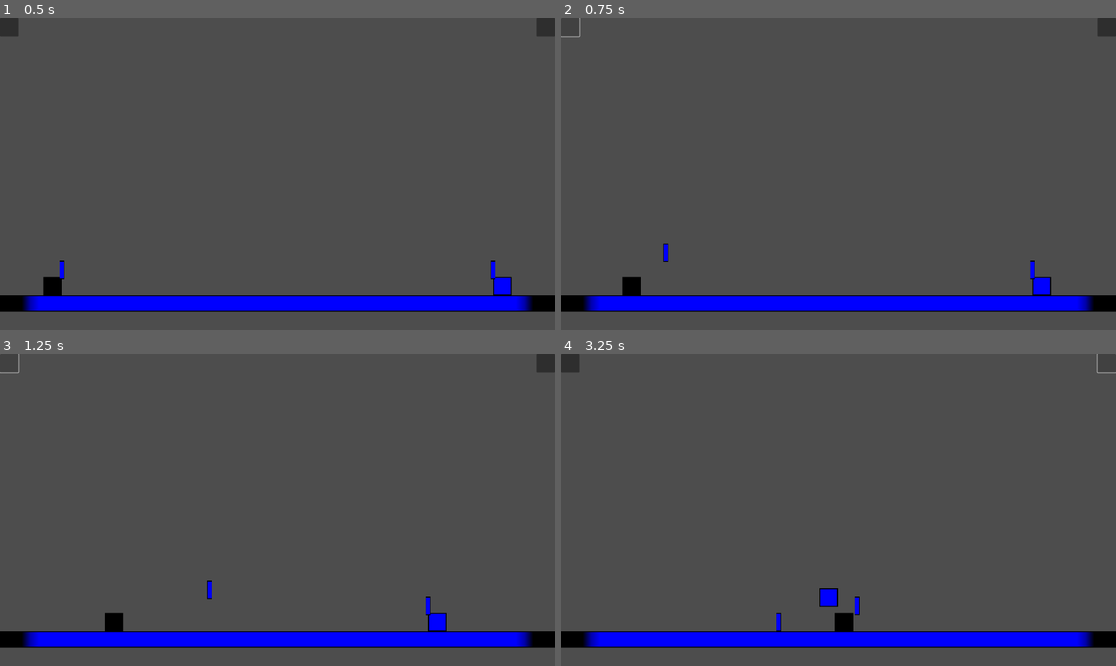
Above: before the commit, frames 1-4 (two rows, left to right).
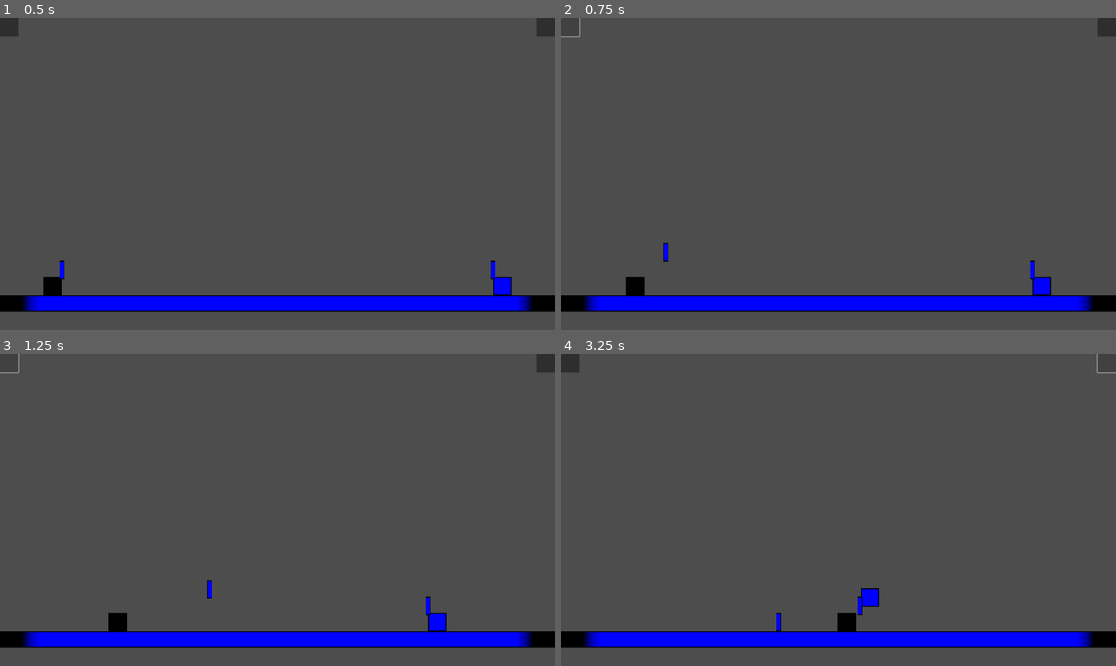
Above: after the commit, the same moments.

Repository: ra314/micro-swords
Game: Godot game, scene res://Main.tscn
Two runs of this game, one before a commit and one after it. Both use one fixed random seed, a clock stepped at 60 frames per second and the inputs below.
Inputs (mouse positions are in pixels of both pictures, inside the frame that each line leads up to):
- Up to frame 1 (0.5 s): no input
- Up to frame 2 (0.75 s): click (572, 27) at 0.5 s
- Up to frame 3 (1.25 s): no input
- Up to frame 4 (3.25 s): click (1104, 363) at 1.25 s; click (572, 363) at 2 s; click (1104, 363) at 2.75 s

Frame 1 is identical in both runs. In frame 2, less than 0.1% of the frame differs, in the area x 11-20%, y 72-89%; in frame 3, less than 0.1%; in frame 4, 0.5%, in the area x 46-58%, y 75-89%.

Commit message:
Still doesnt work, but atleast the code looks better now.

Diff:
--- a/ConstData.gd
+++ b/ConstData.gd
@@ -2,3 +2,8 @@
 const DIR_TO_RELATIVE_SWORD_POS = {
 	ENUMS.DIRECTION.RIGHT: Vector2(-56, 56),
 	ENUMS.DIRECTION.LEFT: Vector2(8, 56)}
+
+const HELD_ITEM_TO_COLLISION_LAYER = {
+	ENUMS.HELD_ITEM.NONE: ENUMS.COLLISION_LAYER.NONE,
+	ENUMS.HELD_ITEM.SWORD_1: ENUMS.COLLISION_LAYER.SWORD_1,
+	ENUMS.HELD_ITEM.SWORD_2: ENUMS.COLLISION_LAYER.SWORD_2}
--- a/Main.gd
+++ b/Main.gd
@@ -1,6 +1,45 @@
 extends Node2D
+class_name Root
 
 # Called when the node enters the scene tree for the first time.
 func _ready():
 	$Button1.button_up.connect($Black.action)
 	$Button2.button_up.connect($Blue.action)
+
+func get_sword(item: ENUMS.HELD_ITEM) -> Sword:
+	if item == ENUMS.HELD_ITEM.SWORD_1:
+		return $Sword1
+	if item == ENUMS.HELD_ITEM.SWORD_2:
+		return $Sword2
+	assert(false)
+	return null
+
+func get_other_sword(sword: ENUMS.HELD_ITEM) -> Sword:
+	var swords = ENUMS.HELD_ITEM.values()
+	swords.erase(ENUMS.HELD_ITEM.NONE)
+	swords.erase(sword)
+	assert(len(swords)==1)
+	return swords[0]
+
+func get_swordsman(man: ENUMS.SWORDSMAN) -> Swordsman:
+	if man == ENUMS.SWORDSMAN.BLACK:
+		return $Black
+	if man == ENUMS.SWORDSMAN.BLUE:
+		return $Blue
+	assert(false)
+	return null
+
+func get_other_swordsman(man: ENUMS.SWORDSMAN) -> Swordsman:
+	var swordsmen = ENUMS.SWORDSMAN.values()
+	swordsmen.erase(man)
+	assert(len(swordsmen)==1)
+	return get_swordsman(swordsmen[0])
+
+func get_holder(sword: ENUMS.HELD_ITEM) -> Swordsman:
+	assert(sword != ENUMS.HELD_ITEM.NONE)
+	if $Black.held_item == sword:
+		return $Black
+	if $Blue.held_item == sword:
+		return $Blue
+	assert(false)
+	return null
--- a/Sword.gd
+++ b/Sword.gd
@@ -9,20 +9,23 @@
 @export var sword_name: ENUMS.HELD_ITEM
 var direction: ENUMS.DIRECTION
 var hor_speed: float
+var root: Root
 
-func approx_equal(x, y):
-	return abs(y-x) < 0.1
+func _ready():
+	root = get_parent()
+
+func collision_layer():
+	return ConstData.HELD_ITEM_TO_COLLISION_LAYER[sword_name]
 
 func _physics_process(delta):
 	if state == ENUMS.SWORD_STATE.THROWN:
 		if is_on_floor():
-			state = ENUMS.SWORD_STATE.GROUNDED
-			velocity = Vector2(0,0)
+			become_grounded()
 		else:
 			# Handle switching directions
-			if approx_equal(position.x, 0):
+			if Utils.approx_equal(position.x, 0):
 				direction = ENUMS.DIRECTION.RIGHT
-			elif approx_equal(position.x, 1920-64):
+			elif Utils.approx_equal(position.x, 1920-64):
 				direction = ENUMS.DIRECTION.LEFT
 
 			# Set velocity based on direction
@@ -45,6 +48,15 @@
 		if collider.name == "Black" or collider.name == "Blue":
 			collider.respond_to_collision(self)
 
+func become_grounded():
+	state = ENUMS.SWORD_STATE.GROUNDED
+	velocity = Vector2(0,0)
+	set_collision_mask_value(ENUMS.COLLISION_LAYER.SWORDSMAN, false)
+	for swordsman_enum in ENUMS.SWORDSMAN.values():
+		var swordsman := root.get_swordsman(swordsman_enum)
+		var enable_collision = swordsman.held_item == ENUMS.HELD_ITEM.NONE
+		swordsman.set_collision_mask_value(collision_layer(), enable_collision)
+
 func action(_direction: ENUMS.DIRECTION):
 	direction = _direction
 	assert(state == ENUMS.SWORD_STATE.HELD)
@@ -55,8 +67,7 @@
 	if direction == ENUMS.DIRECTION.LEFT:
 		velocity.x *= -1
 	state = ENUMS.SWORD_STATE.THROWN
-	# Enable collision with the ground
-	set_collision_mask_value(ENUMS.COLLISION_LAYER.FLOOR, true)
+	print(velocity)
 
 func die():
 	queue_free()
--- a/Sword.tscn
+++ b/Sword.tscn
@@ -9,6 +9,7 @@
 [node name="CharacterBody2D" type="CharacterBody2D"]
 scale = Vector2(0.25, 1)
 collision_layer = 0
+collision_mask = 0
 script = ExtResource("1_46w4d")
 
 [node name="Sprite2D" type="Sprite2D" parent="."]
--- a/Swordsman.gd
+++ b/Swordsman.gd
@@ -9,25 +9,10 @@
 @export var held_item: ENUMS.HELD_ITEM
 @export var swordsman_name: ENUMS.SWORDSMAN
 var last_held_item: ENUMS.HELD_ITEM
+var root: Root
 
-func approx_equal(x, y):
-	return abs(y-x) < 0.1
-
-func get_sword(item: ENUMS.HELD_ITEM) -> Sword:
-	if item == ENUMS.HELD_ITEM.SWORD_1:
-		return $"../Sword1"
-	if item == ENUMS.HELD_ITEM.SWORD_2:
-		return $"../Sword2"
-	assert(false)
-	return null
-
-func get_swordsman(man: ENUMS.SWORDSMAN) -> Swordsman:
-	if man == ENUMS.SWORDSMAN.BLACK:
-		return $"../Black"
-	if man == ENUMS.SWORDSMAN.BLUE:
-		return $"../Blue"
-	assert(false)
-	return null
+func _ready():
+	root = get_parent()
 
 func _physics_process(delta):
 	# Add the gravity.
@@ -35,9 +20,9 @@
 		velocity.y += gravity * delta
 
 	# Handle switching directions
-	if approx_equal(position.x, 0):
+	if Utils.approx_equal(position.x, 0):
 		direction = ENUMS.DIRECTION.RIGHT
-	elif approx_equal(position.x, 1920-64):
+	elif Utils.approx_equal(position.x, 1920-64):
 		direction = ENUMS.DIRECTION.LEFT
 
 	# Set velocity based on direction
@@ -48,7 +33,7 @@
 
 	# Sync sword velocity with swordsman velocity
 	if held_item != ENUMS.HELD_ITEM.NONE:
-		get_sword(held_item).velocity = velocity
+		root.get_sword(held_item).velocity = velocity
 
 	# MOVE
 	move_and_slide()
@@ -66,6 +51,7 @@
 			pass
 		ENUMS.SWORD_STATE.GROUNDED:
 			if held_item == ENUMS.HELD_ITEM.NONE:
+				print("pickup")
 				pickup_sword(sword)
 		ENUMS.SWORD_STATE.THROWN:
 			if last_held_item != sword.sword_name:
@@ -78,7 +64,7 @@
 func die():
 	queue_free()
 	if held_item != ENUMS.HELD_ITEM.NONE:
-		get_sword(held_item).die()
+		root.get_sword(held_item).die()
 
 func pickup_sword(sword: Sword):
 	held_item = sword.sword_name
@@ -86,30 +72,24 @@
 	sword.state = ENUMS.SWORD_STATE.HELD
 	sword.direction = direction
 
-func change_collision_with_sword(sword: Sword, enable: bool):
-	sword.set_collision_mask_value(ENUMS.COLLISION_LAYER.SWORDSMAN, enable)
-	match sword.sword_name:
-		ENUMS.HELD_ITEM.SWORD_1:
-			set_collision_mask_value(ENUMS.COLLISION_LAYER.SWORD_1, enable)
-		ENUMS.HELD_ITEM.SWORD_2:
-			set_collision_mask_value(ENUMS.COLLISION_LAYER.SWORD_2, enable)
-		_:
-			assert(false)
-
-func enable_sword_collision_if_possible(sword: Sword):
-	for swordsman_enum in ENUMS.SWORDSMAN.values():
-			var swordsman := get_swordsman(swordsman_enum)
-			if swordsman.held_item == ENUMS.HELD_ITEM.NONE:
-				swordsman.change_collision_with_sword(sword, true)
-
 func action():
+	# JUMP
 	if held_item == ENUMS.HELD_ITEM.NONE:
 		if is_on_floor():
 			velocity.y = JUMP_VELOCITY
+	# THROW
 	else:
-		# Enable collisions between the sword and the swordsman
-		var sword: Sword = get_sword(held_item)
+		var other_swordsman := root.get_other_swordsman(swordsman_name)
+		var sword: Sword = root.get_sword(held_item)
+
+		# Enable relevant collisions
+		sword.set_collision_mask_value(ENUMS.COLLISION_LAYER.FLOOR, true)
+		sword.set_collision_mask_value(ENUMS.COLLISION_LAYER.SWORDSMAN, true)
+		other_swordsman.set_collision_mask_value(sword.collision_layer(), true)
+
+		# Update held item
 		last_held_item = held_item
 		held_item = ENUMS.HELD_ITEM.NONE
-		enable_sword_collision_if_possible(sword)
+
+		# Perform throw
 		sword.action(direction)
--- /dev/null
+++ b/Utils.gd
@@ -0,0 +1,3 @@
+class_name Utils
+static func approx_equal(x, y):
+	return abs(y-x) < 0.1
